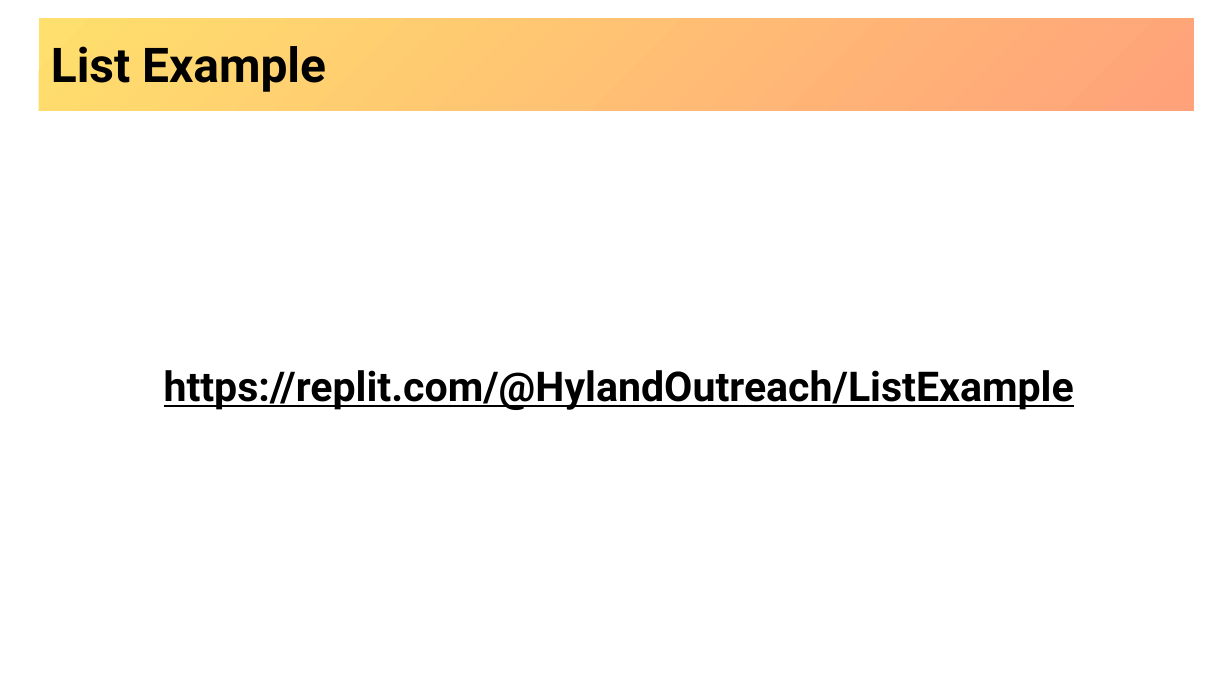
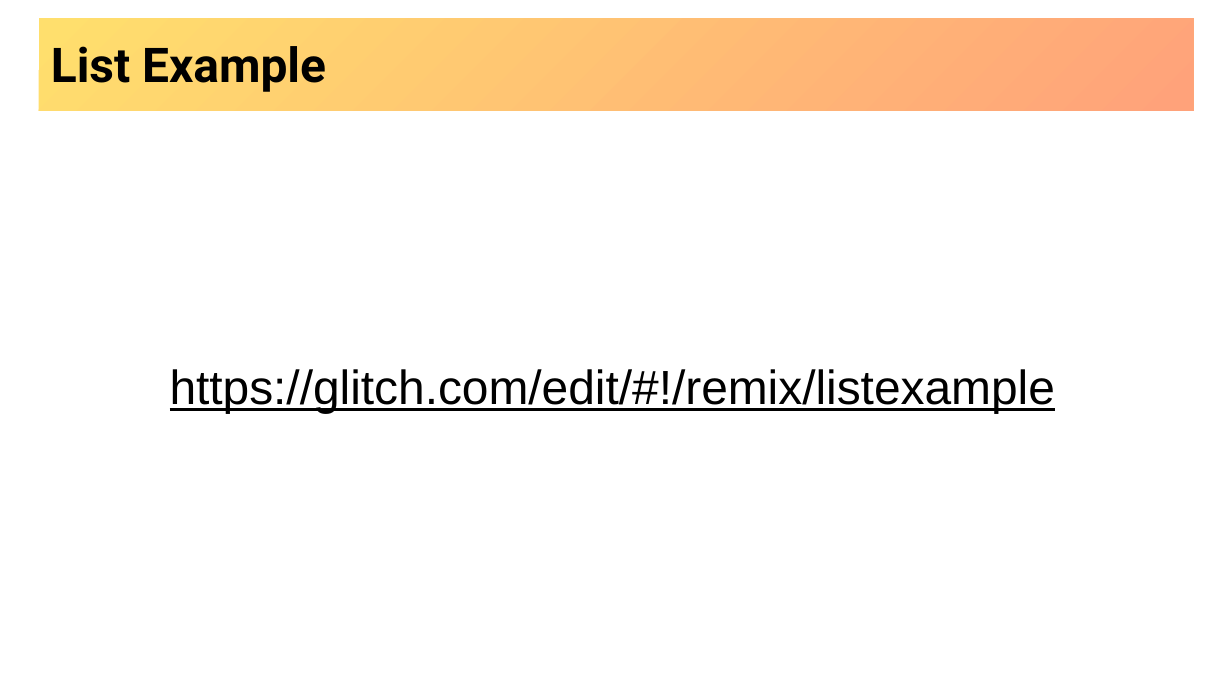
Before and after one commit to hytechclub/web-101, a slide deck: slide 11 of Week03/MoreHtmlElements.pptx. Drawn at 1232x693 pixels with LibreOffice and Linux fonts; fonts in the diff are those of the drawing; background and template pictures are left out. Boxes give left, top, right and bottom in pixels: in the first picture for what was removed or moved away, otherwise in the second. Text is boxed around its words. In the diff, an @@ line names an element or a change of style, - is before the commit and + after.

Commit message:
reapply some glitch changes

```diff
--- a/Week03/MoreHtmlElements.pptx
+++ b/Week03/MoreHtmlElements.pptx
@@ text at [170, 369, 1055, 413]: text changed; size 24 to 28 pt; font Roboto to Arial; bold off @@
-https://replit.com/@HylandOutreach/ListExample
+https://glitch.com/edit/#!/remix/listexample
```
Also in this commit, not shown: 2 other slides changed, 11 other files.
